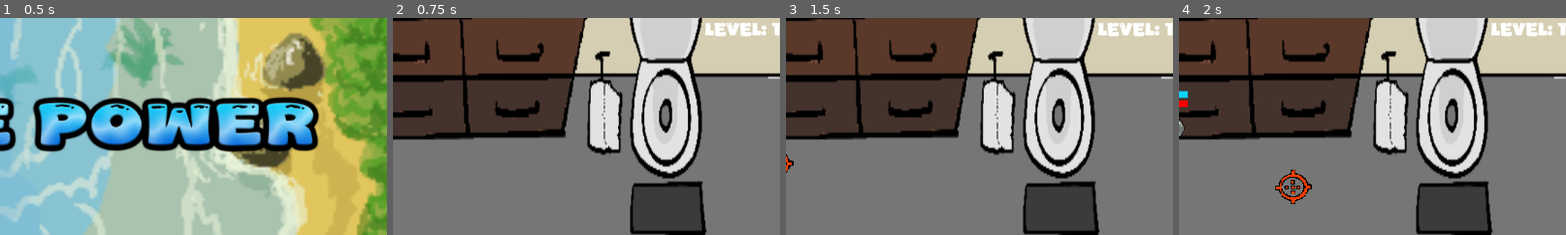
Above: before the commit, frames 1-4 (left to right).
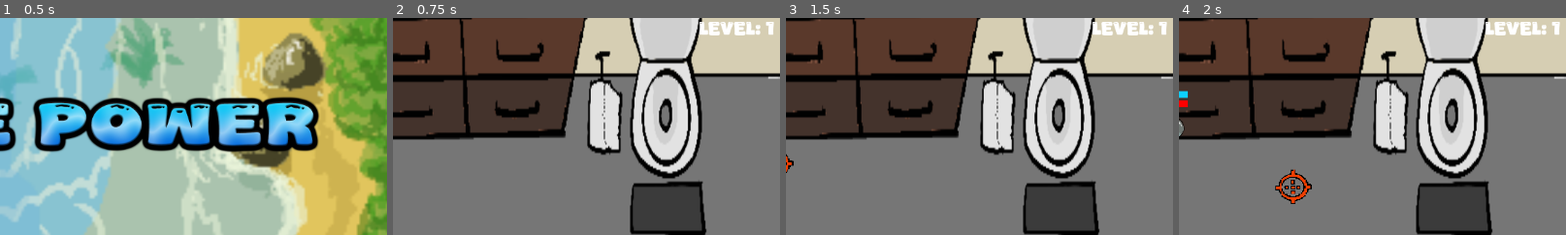
Above: after the commit, the same moments.

Repository: ConnorTamme/Bubble-Power
Game: Godot game, scene res://start_screen.tscn
Same seed, same stepped clock (60 frames per second), same inputs: the game is played once before the commit and once after it. The engine's default icon, where the game draws it, is replaced by a stand-in: a white triangle on a blue panel in a dark square.
Inputs (mouse positions are % of the whole screen's width and height, from its top left):
- Up to frame 1 (0.5 s): no input
- Up to frame 2 (0.75 s): click "START GAME" at 0.5 s
- Up to frame 3 (1.5 s): move the mouse to (72, 45) at 1.27 s; press the mouse at (72, 45) at 1.28 s; hold D (p1_right) from 1.28 s (still down)
- Up to frame 4 (2 s): keep holding D (p1_right)
The pictures show only the part of the screen within x 50-100%, y 0-50%; the shares and areas given below are measured in that part.

Frame 1 is identical in both runs. In frame 2, 0.8% of the frame differs, in the area x 78-100%, y 1-9%; in frame 3, 0.8%; in frame 4, 0.8%.

Commit message:
Added sfx

Diff:
--- a/enemy.gd
+++ b/enemy.gd
@@ -116,6 +116,8 @@
 
 func _on_body_entered(body: Node2D) -> void:
 	takeDamage(body.damage)
+	$hitSfx.set_volume_db(randf_range(-3,3))
+	$hitSfx.play()
 	body.collided()
 
 
--- a/enemy.tscn
+++ b/enemy.tscn
@@ -1,8 +1,9 @@
-[gd_scene load_steps=6 format=3 uid="uid://bvetq7ixe7r7f"]
+[gd_scene load_steps=7 format=3 uid="uid://bvetq7ixe7r7f"]
 
 [ext_resource type="Script" path="res://enemy.gd" id="1_e5mpq"]
 [ext_resource type="PackedScene" uid="uid://ccmarr0s1ecp8" path="res://LongRangeEnemyWeapon.tscn" id="2_x68tr"]
 [ext_resource type="Texture2D" uid="uid://buiatnvn1ea3x" path="res://icon.svg" id="2_ysn0g"]
+[ext_resource type="AudioStream" uid="uid://mrbk3x03kyre" path="res://esm_bubble_pop_shoot_v2_game_organic_cartoon.wav" id="4_w0i7d"]
 
 [sub_resource type="CapsuleShape2D" id="CapsuleShape2D_k4rwi"]
 radius = 59.0
@@ -48,6 +49,9 @@
 value = 100.0
 show_percentage = false
 
+[node name="hitSfx" type="AudioStreamPlayer2D" parent="."]
+stream = ExtResource("4_w0i7d")
+
 [connection signal="area_entered" from="." to="." method="_on_area_entered"]
 [connection signal="body_entered" from="." to="." method="_on_body_entered"]
 [connection signal="timeout" from="invincibleDelay" to="." method="_on_invincible_delay_timeout"]
--- a/main.gd
+++ b/main.gd
@@ -76,6 +76,8 @@
 			return
 		#add_child(victory_banner.instantiate())
 		$EndTimer/VictoryBanner.visible = true
+		$WinSfx.play()
+		$WinSfx.set_pitch_scale(0.6)
 		isWinner = true
 		$EndTimer.start()
 		Singleton.level += 1
@@ -86,6 +88,8 @@
 	bossesKilled += 1
 	if bossesKilled == bossesToSpawn and killed == to_spawn:
 		$EndTimer.start()
+		$WinSfx.play()
+		$WinSfx.set_pitch_scale(0.6)
 		$EndTimer/VictoryBanner.visible = true
 		isWinner = true
 		Singleton.level += 1
--- a/main.tscn
+++ b/main.tscn
@@ -1,10 +1,11 @@
-[gd_scene load_steps=7 format=3 uid="uid://jtbgpgtgcoy3"]
+[gd_scene load_steps=8 format=3 uid="uid://jtbgpgtgcoy3"]
 
 [ext_resource type="Script" path="res://main.gd" id="1_5jfyn"]
 [ext_resource type="PackedScene" uid="uid://txylmowsjix5" path="res://player.tscn" id="1_foxcj"]
 [ext_resource type="PackedScene" uid="uid://cwl8wr0l0ypb6" path="res://DeathBanner.tscn" id="4_cbhwb"]
-[ext_resource type="FontFile" uid="uid://5i6rqgrqo7yg" path="res://Jhon Cream.ttf" id="5_borlv"]
+[ext_resource type="FontFile" uid="uid://dawksoj6aosvj" path="res://Jhon Cream.ttf" id="5_borlv"]
 [ext_resource type="PackedScene" uid="uid://cra3lusqpetg6" path="res://VictoryBanner.tscn" id="5_fcqle"]
+[ext_resource type="AudioStream" uid="uid://cmgbdrdn0hw0p" path="res://zapsplat_cartoon_bubble_pop_sequence_fast_pops_ascending_004_77422.mp3" id="6_pliga"]
 
 [sub_resource type="Curve2D" id="Curve2D_wpeb3"]
 _data = {
@@ -34,9 +35,9 @@
 [node name="VictoryBanner" parent="EndTimer" instance=ExtResource("5_fcqle")]
 visible = false
 z_index = 1
-offset_left = 190.0
+offset_left = 220.0
 offset_top = 175.0
-offset_right = 575.0
+offset_right = 605.0
 offset_bottom = 275.0
 scale = Vector2(2, 2)
 
@@ -54,10 +55,10 @@
 anchor_top = 0.5
 anchor_right = 0.5
 anchor_bottom = 0.5
-offset_left = 997.0
-offset_top = 3.0
-offset_right = 1152.0
-offset_bottom = 36.0
+offset_left = 988.0
+offset_top = 2.0
+offset_right = 1143.0
+offset_bottom = 35.0
 grow_horizontal = 2
 grow_vertical = 2
 size_flags_horizontal = 8
@@ -66,5 +67,8 @@
 text = "Level: "
 horizontal_alignment = 2
 
+[node name="WinSfx" type="AudioStreamPlayer2D" parent="."]
+stream = ExtResource("6_pliga")
+
 [connection signal="timeout" from="MobTimer" to="." method="_on_mob_timer_timeout"]
 [connection signal="timeout" from="EndTimer" to="." method="_on_end_timer_timeout"]
--- a/weapon.gd
+++ b/weapon.gd
@@ -5,7 +5,6 @@
 
 var isPlayerWeapon: bool = false
 @export var projectile: PackedScene
-
 @export var stats = {
 	"Damage" : 10,
 	"Projectile Speed" : 400,
@@ -53,7 +52,9 @@
 	if (stats["isMelee"]):
 		combinedStats["speed"] = 0
 
-
+	if (isPlayerWeapon):
+		$FireSound.set_volume_db(randf_range(-2,2))
+		$FireSound.play()
 	for i in combinedStats[Enums.WEAPON_STATS.PELLET_COUNT]:
 		var proj = projectile.instantiate()
 		proj.set_parameters(
--- a/weapon.tscn
+++ b/weapon.tscn
@@ -1,6 +1,7 @@
-[gd_scene load_steps=2 format=3 uid="uid://smefu35yi3ph"]
+[gd_scene load_steps=3 format=3 uid="uid://smefu35yi3ph"]
 
 [ext_resource type="Script" path="res://weapon.gd" id="1_uh34h"]
+[ext_resource type="AudioStream" uid="uid://dgp3rffrujfd6" path="res://bubble-gunshot.wav" id="2_ddiyx"]
 
 [node name="weapon" type="Sprite2D"]
 script = ExtResource("1_uh34h")
@@ -18,4 +19,7 @@
 [node name="attackDelay" type="Timer" parent="."]
 one_shot = true
 
+[node name="FireSound" type="AudioStreamPlayer2D" parent="."]
+stream = ExtResource("2_ddiyx")
+
 [connection signal="timeout" from="attackDelay" to="." method="_on_attack_delay_timeout"]
Not shown: 1 places in Boss.tscn that only renumber resources
Not shown: 1 places in ButtonTheme.tres that only renumber resources
Not shown: 1 places in DeathBanner.tscn that only renumber resources
Not shown: 1 places in LevelSceneManager.tscn that only renumber resources
Not shown: 1 places in start_screen.tscn that only renumber resources
Not shown, added: bubble-gunshot.wav
Not shown, added: esm_bubble_pop_shoot_v2_game_organic_cartoon.wav
Not shown, added: zapsplat_cartoon_bubble_pop_sequence_fast_pops_ascending_004_77422.mp3
